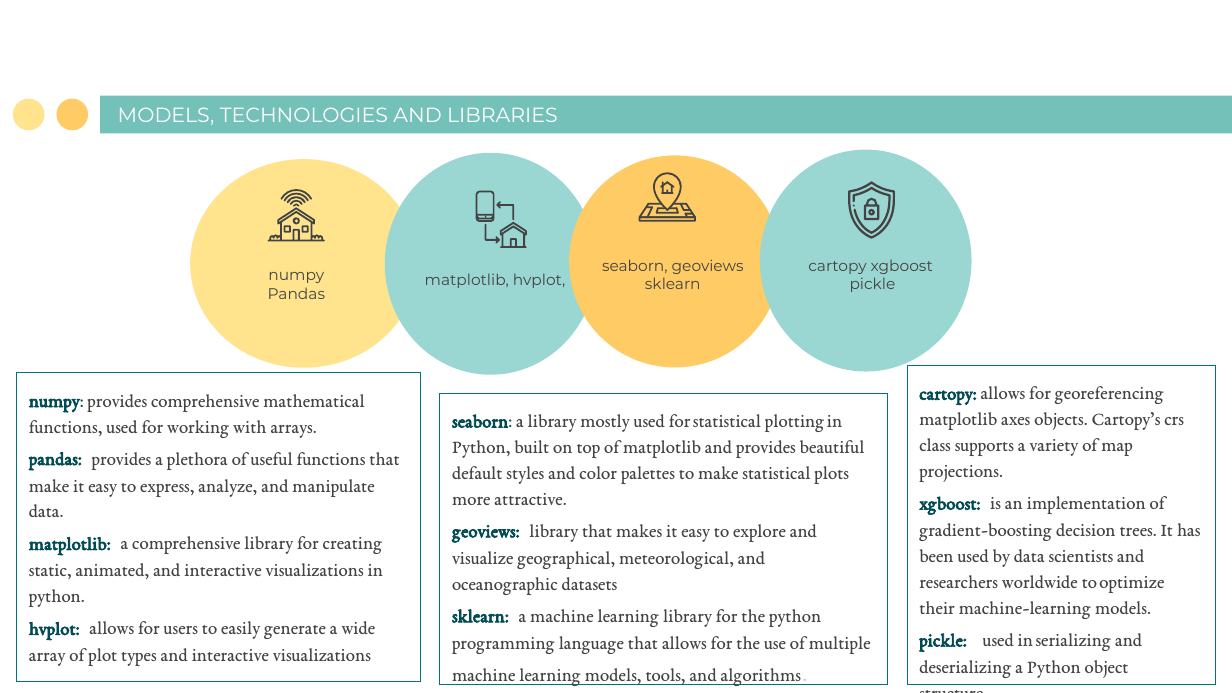
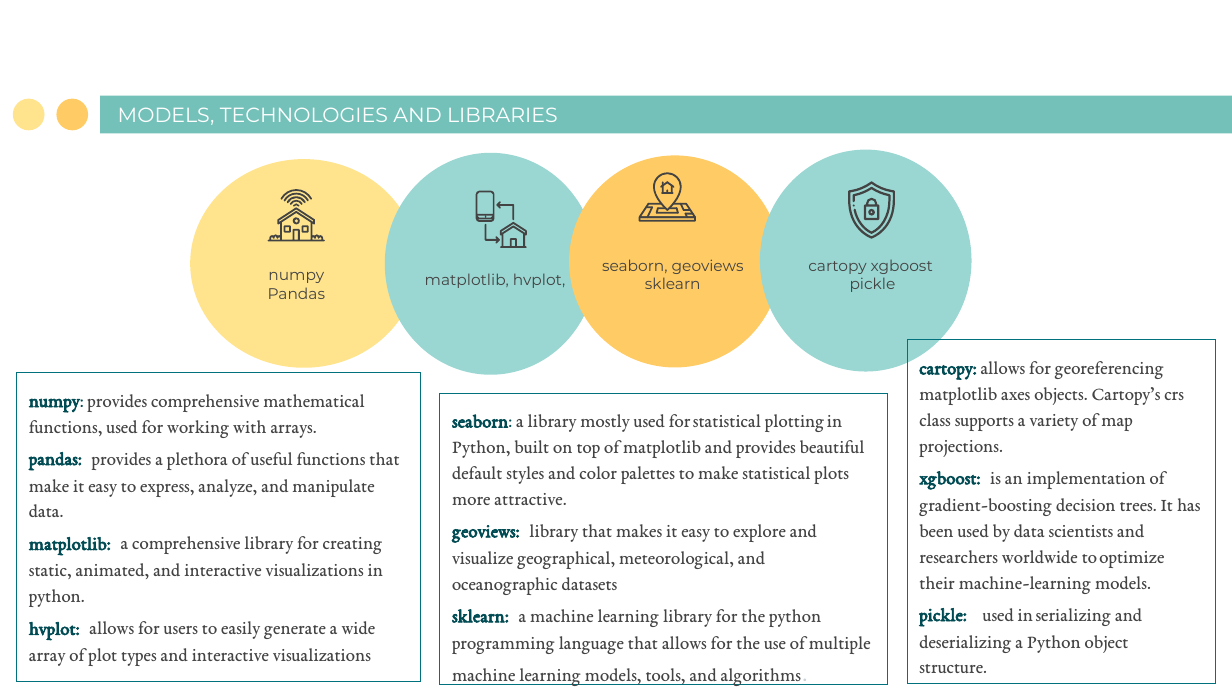
Before and after one commit to BrownTD/Final-Project, a slide deck: slide 4 of Group 2 Final Project House Price Prediction.pptx. Drawn at 1232x693 pixels with LibreOffice and Linux fonts; fonts in the diff are those of the drawing. Boxes give left, top, right and bottom in pixels: in the first picture for what was removed or moved away, otherwise in the second. Text is boxed around its words. In the diff, an @@ line names an element or a change of style, - is before the commit and + after.

```diff
--- a/Group 2 Final Project House Price Prediction.pptx
+++ b/Group 2 Final Project House Price Prediction.pptx
@@ rectangle "cartopy: allows for georeferencing matplotlib ...": place and size @@
-rectangle "cartopy: allows for georeferencing matplotlib ..." at bbox=[907, 365, 1215, 684]
+rectangle "cartopy: allows for georeferencing matplotlib ..." at bbox=[907, 340, 1215, 684]
```
Also in this commit, not shown: 7 other slides changed, 6 slides added.
